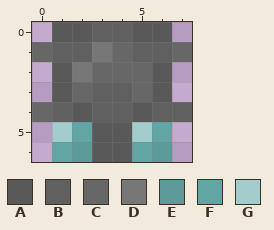
One commit to this pixel-art sprite: res/beetle.png. Above is the file before it was changed.
The file is 8x7 pixels. Colours within 5 levels of each other are drawn and written as one.
Palette (. is transparent): A #595959  B #606060  C #676767  D #777777  E #5e9a9a  F #61a5a5  G #a3cccc
Now the later version:
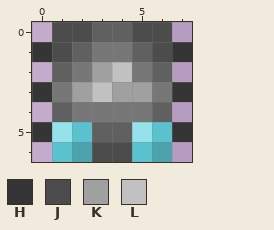
Colours new in this view: H #353535  J #4c4c4c  K #a0a0a0  L #c1c1c1
Edits made:
colour E: #5e9a9a -> #4ca3ad
colour F: #61a5a5 -> #5ac2ce
colour G: #a3cccc -> #96e2ea
y 0: x 1..2 AA -> JJ; x 5..6 AA -> JJ
y 1: x 0..1 CB -> HJ; x 4 C -> D; x 6..7 BC -> JH
y 2: x 1 A -> B; x 3..6 CCCA -> KLDB
y 3: x 0..7 .ACBBCA. -> HDKLKKDH
y 4: x 0 C -> .; x 2..5 ABBA -> DDDD; x 7 B -> .
y 5: x 0 . -> H; x 3..4 AA -> BB; x 7 . -> H
y 6: x 3..4 AA -> JJ
Boxes around the changes in both pictures, in picture pixels (x1, y1, x2, y2):
changed: (32, 22, 192, 162)
